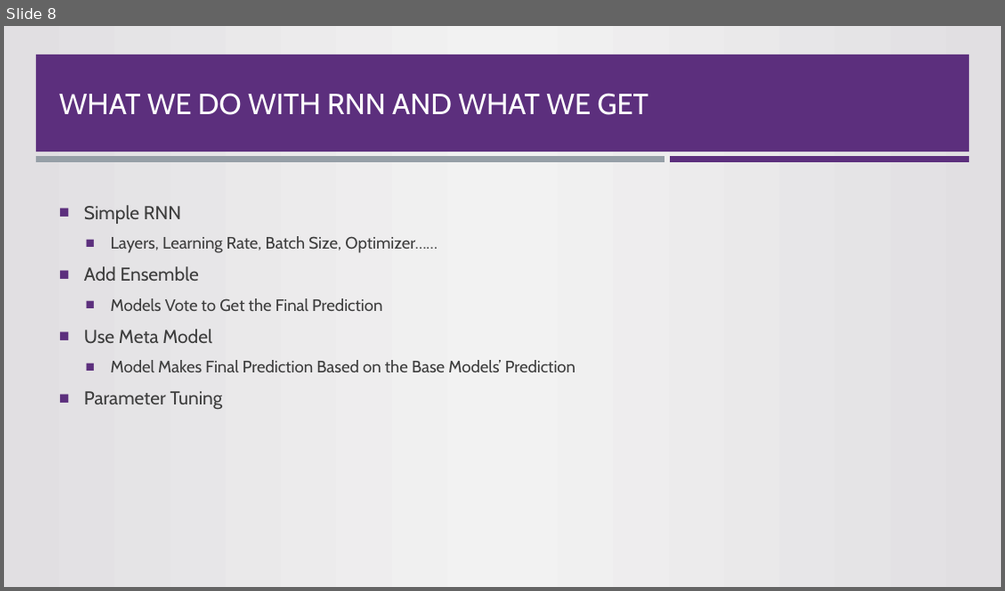
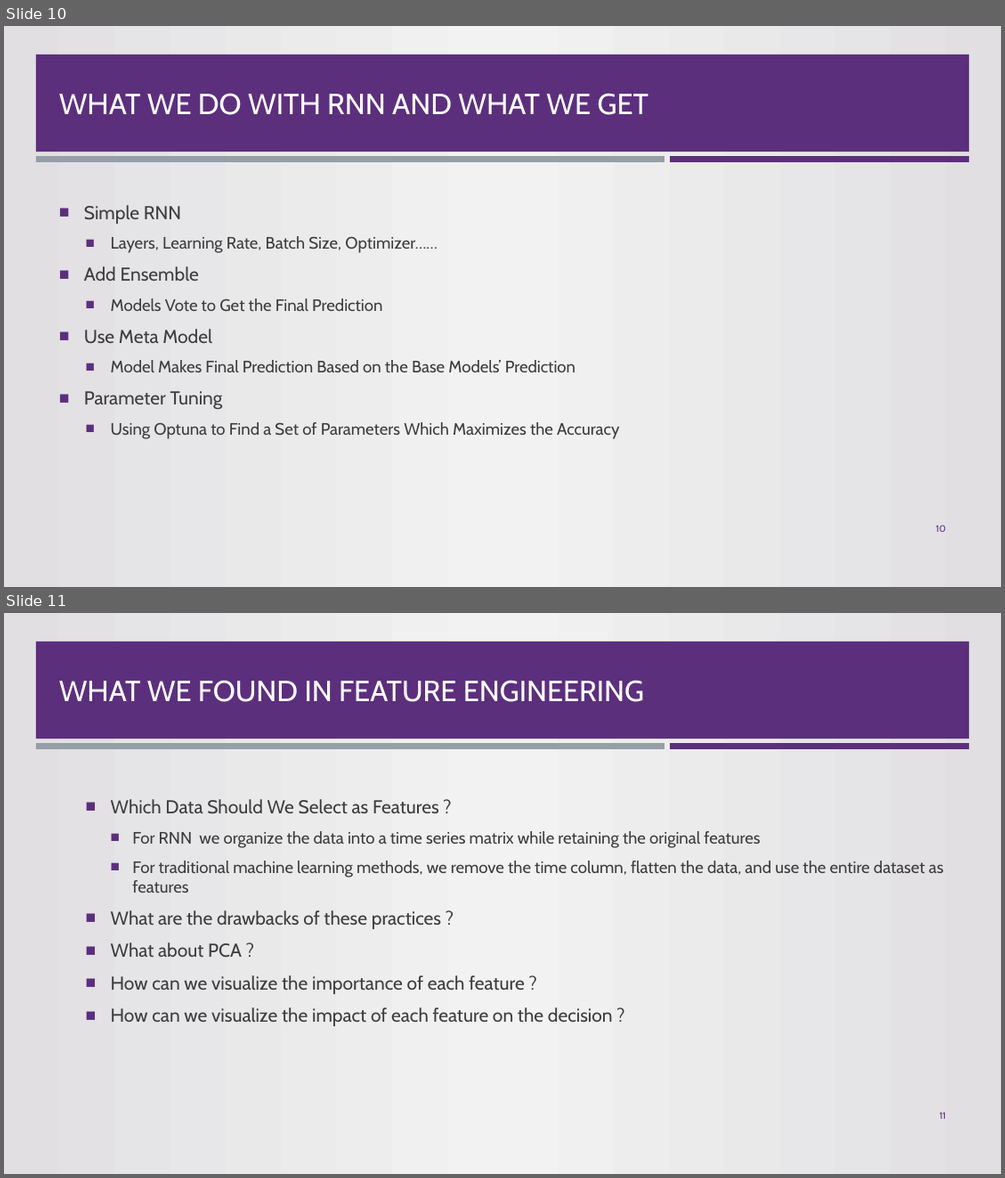
Before and after one commit to sunyrain/MLTask, a slide deck: Presentation.pptx. Shown one above the other, each under a label of ours: slide 8 before the commit, slides 10 and 11 after it. The pictures are 1005x591 and 1005x1178 pixels, drawn with LibreOffice and Linux fonts; fonts in the diff are those of the drawing; background and template pictures are left out. Boxes give left, top, right and bottom in pixels: in the first picture for what was removed or moved away, otherwise in the second. Text is boxed around its words. In the diff, an @@ line names an element or a change of style, - is before the commit and + after.

```diff
--- a/Presentation.pptx
+++ b/Presentation.pptx
@@ slide 11 added at [4, 613, 1001, 1174], background gradient #E1DFE2 to #F2F2F2; not listed: 3 template elements that a slide beside it also shows @@
@@ title added at [59, 680, 644, 702], 28 pt, text #FFFFFF @@
+WHAT WE FOUND IN FEATURE ENGINEERING
@@ text added at [111, 799, 944, 1026], 16 pt, text #3D3D3D @@
+  ■ Which Data Should We Select as Features ?
+    ■ For RNN we organize the data into a time series matrix while retaining the original features
+    ■ For traditional machine learning methods, we remove the time column, flatten the data, and use the entire dataset as features
+  ■ What are the drawbacks of these practices ?
+  ■ What about PCA ?
+  ■ How can we visualize the importance of each feature ?
+  ■ How can we visualize the impact of each feature on the decision ?
@@ page number added at [939, 1111, 946, 1119], 9 pt, text #5C2F7D @@
+11
@@ what was slide 8 is now slide 10 @@
@@ slide 10 changed as well @@
@@ text at [111, 422, 619, 439]: paragraph added @@
+  ■ Using Optuna to Find a Set of Parameters Which Maximizes the Accuracy
@@ page number added at [936, 524, 946, 532], 9 pt, text #5C2F7D @@
+10
```
Also in this commit, not shown: 9 other slides changed, 4 other slides added.
